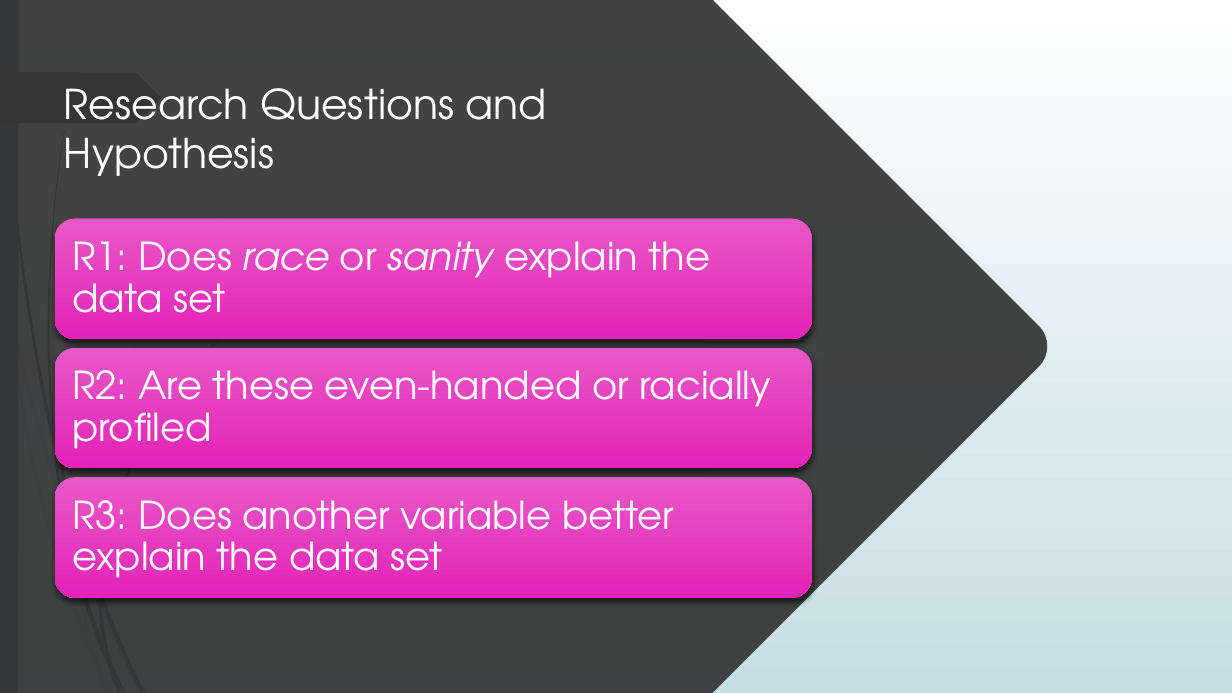
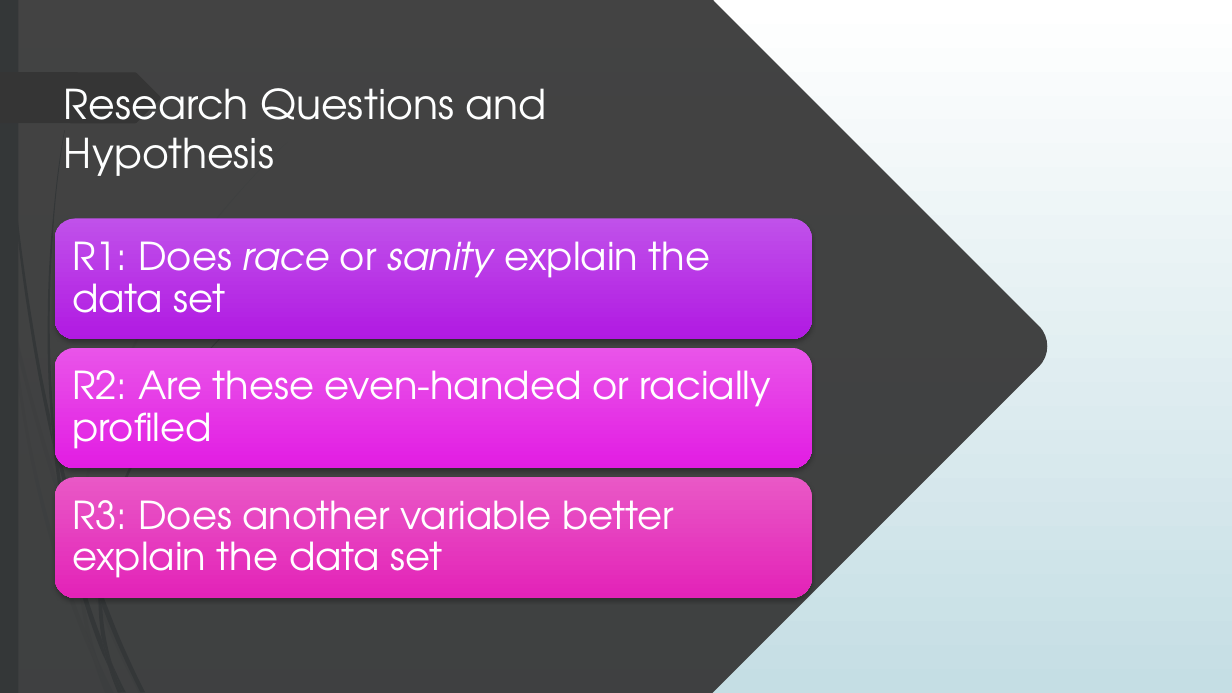
Before and after one commit to dr-natetorious/TIM-7101-Statistics, a slide deck: slide 6 of Section_3_Mgmt_Informed/Week8_Presentation/BachmeierNTIM7101-8.pptx. Drawn at 1232x693 pixels with LibreOffice and Linux fonts; fonts in the diff are those of the drawing. Boxes give left, top, right and bottom in pixels: in the first picture for what was removed or moved away, otherwise in the second. Text is boxed around its words. In the diff, an @@ line names an element or a change of style, - is before the commit and + after.

```diff
--- a/Section_3_Mgmt_Informed/Week8_Presentation/BachmeierNTIM7101-8.pptx
+++ b/Section_3_Mgmt_Informed/Week8_Presentation/BachmeierNTIM7101-8.pptx
@@ rounded rectangle at [55,218,811,339]: fill gradient #EA58C6 to #E424B9 to gradient #C052EB to #B219E4; shadow changed @@
@@ rounded rectangle at [55,348,811,469]: fill gradient #EA58C6 to #E424B9 to gradient #E955EB to #E31EE5; shadow changed @@
@@ rounded rectangle at [55,477,811,598]: shadow changed @@
```
Also in this commit, not shown: 3 other slides changed, 1 slide removed.
